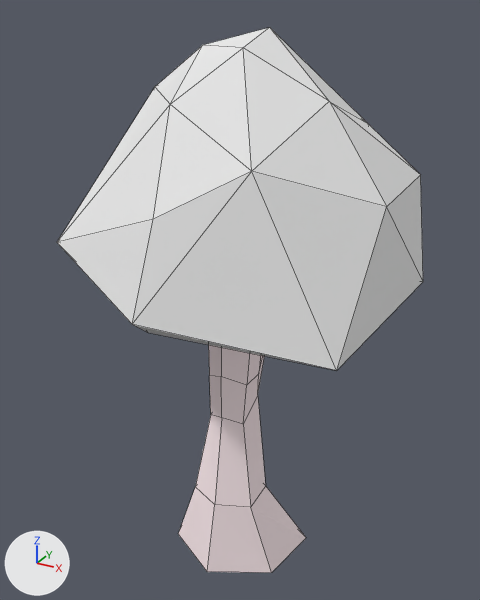
A saved change to the Blender file Assets/Models/Vegetation/tree5.blend.
Both versions are drawn from a 50 mm camera at (9.89, -17.88, 18.32) aimed at (-0.01, 0.12, 9.32). Lighting does not change. The marker at lower left points along +X, +Y and +Z. Mesh edges are drawn as thin lines.

Before the edit, the objects in view are built like this:
```python
me_cylinder = bpy.data.meshes.new('Cylinder')
me_cylinder.from_pydata(...)  # 85 vertices, 84 faces; spans x -3.09..3.67, y -2.41..3.83, z -0.62..11.9
me_cylinder.materials.append(mat_trunk)  # its picture is missing
me_icosphere_001 = bpy.data.meshes.new('Icosphere.001')
me_icosphere_001.from_pydata(...)  # 42 vertices, 80 faces; spans x -3.34..3.27, y -3.53..3.58, z -3.57..3.27
me_icosphere_001.materials.append(mat_grass2)  # white #e7e7e7
ob_cylinder = bpy.data.objects.new('Cylinder', me_cylinder)
ob_cylinder.location = (0.0, 0.0, 0.0)
ob_icosphere = bpy.data.objects.new('Icosphere', me_icosphere_001)
ob_icosphere.location = (0.44, 0.16, 13.58)
ob_icosphere.scale = (1.49, 1.49, 1.3)
_m = ob_icosphere.modifiers.new('Decimate', 'DECIMATE')
_m.ratio = 0.604
_m.angle_limit = 0.75
_m = ob_icosphere.modifiers.new('SimpleDeform', 'SIMPLE_DEFORM')
_m.deform_method = 'TAPER'
_m.deform_axis = 'Z'
_m.factor = -1.135
_m.angle = -1.135
```
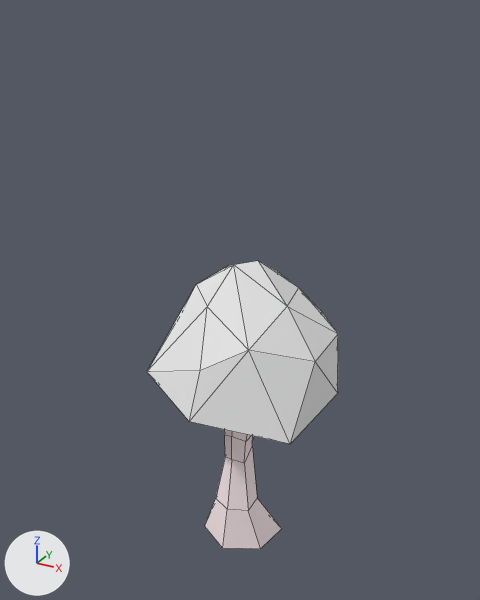
Where the newer file only moved an object's origin or applied its transform, the numbers keep the older frame.

The change, as JSON lines over the scene's bpy script:
```json
{"block": "me_icosphere_001", "where": "me_icosphere_001.from_pydata(...)  # 42 vertices, 80 faces; spans x -3.34..3.27, y -3.53..3.58, z -3.57..3.27"}
{"block": "me_icosphere_001", "where": "# used by ob_icosphere; location = (0.44, 0.16, 13.58); scale = (1.49, 1.49, 1.3)"}
{"block": "me_icosphere_001", "change": "me_icosphere_001 part 1: the whole mesh is multiplied about its middle by the matrix ((1.127, 0.0, 0.0), (0.0, 1.127, 0.0), (0.0, 0.0, 0.981))"}
{"block": "me_cylinder", "where": "me_cylinder.from_pydata(...)  # 85 vertices, 84 faces; spans x -3.09..3.67, y -2.41..3.83, z -0.62..11.9"}
{"block": "me_cylinder", "where": "# used by ob_cylinder; location = (0.0, 0.0, 0.0)"}
{"block": "me_cylinder", "change": "me_cylinder part 2: the whole mesh is scaled about its middle by 0.595, then moved by (0.07, -0.44, -1.99)"}
{"op": "set", "path": "ob_icosphere.location", "old": "(0.44, 0.16, 13.58)", "new": "(0.45, -0.06, 8.37)"}
{"op": "set", "path": "ob_icosphere.scale", "old": "(1.49, 1.49, 1.3)", "new": "(0.788, 0.788, 0.788)"}
```

Boxes [x1, y1, x2, y2] around the edits, measured in the pictures (480 x 600 px):
```json
{"object": "Icosphere", "change": "reshaped, moved, rescaled", "before": [57, 27, 423, 370], "after": [147, 261, 338, 444], "on screen": "48% narrower, 47% shorter"}
{"object": "Cylinder", "change": "mesh rescaled", "before": [178, 345, 306, 573], "after": [205, 429, 282, 549]}
```
